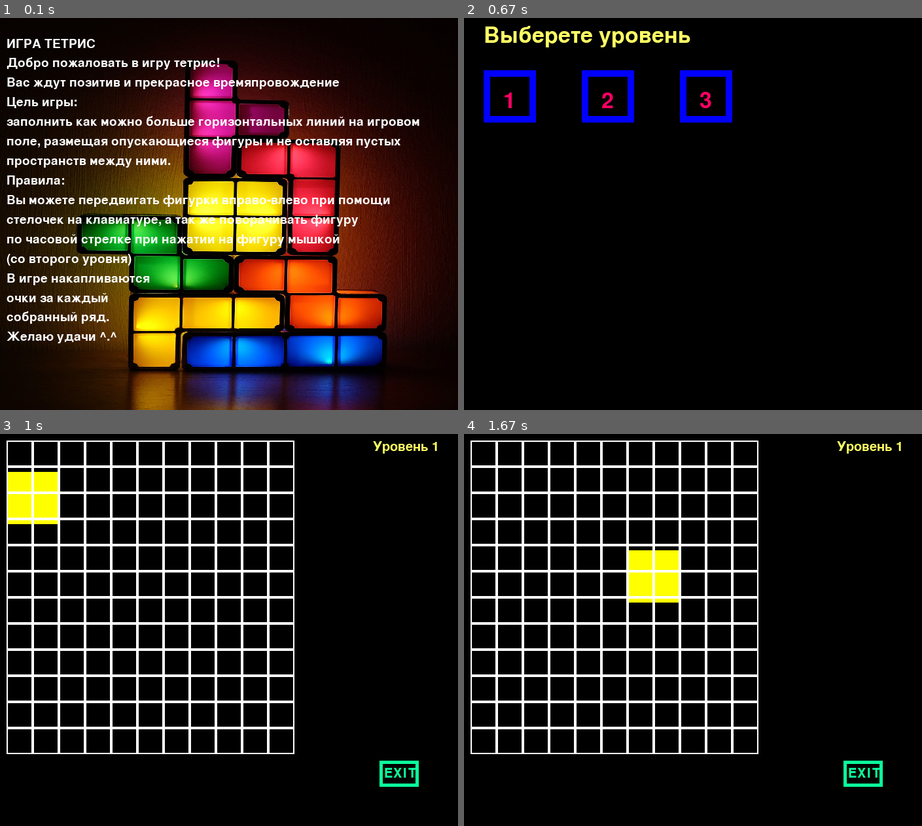
Above: before the commit, frames 1-4 (two rows, left to right).
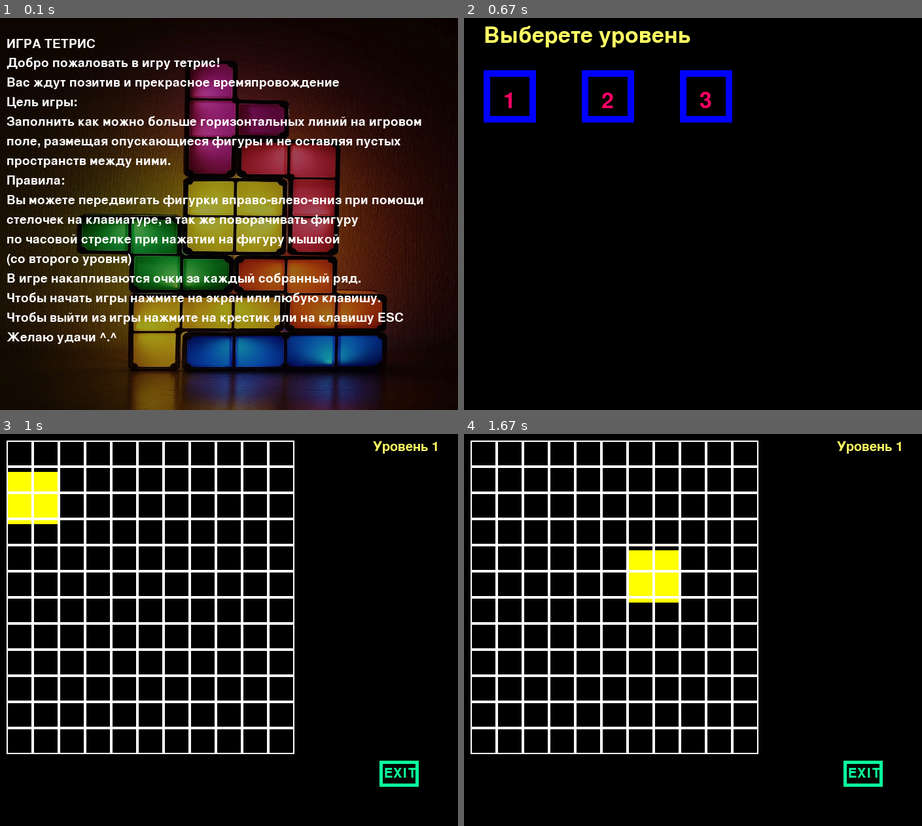
Above: after the commit, the same moments.

Repository: Natasha-rare/Pygame_project
Game: pygame game, started from Проект.py
The game is run twice, just before and just after one commit, with the same random seed, the same clock (stepped at 60 frames per second) and the same inputs.
Inputs (mouse positions are in pixels of both pictures, inside the frame that each line leads up to):
- Up to frame 1 (0.1 s): no input
- Up to frame 2 (0.67 s): tap Enter at 0.33 s
- Up to frame 3 (1 s): click (45, 512) at 0.72 s
- Up to frame 4 (1.67 s): hold Right 1-1.47 s; hold Right from 1.5 s (still down)

The runs differ from the first frame. In frame 1, 27% of the frame differs, in the area x 1-93%, y 11-100%; in frame 2, nothing differs; in frame 3, nothing differs; in frame 4, nothing differs.

Commit message:
1) Фон затемнен => лучше видно правило игры 2) Добавлен выход из любого места игры по клавише ESC 3) Поле заполняется единицами на месте заполненных клеток

Diff:
--- a/Проект.py
+++ b/Проект.py
@@ -75,21 +75,22 @@
 
 
 def start_screen():
+    global key
     intro_text = ["ИГРА ТЕТРИС",
                   "Добро пожаловать в игру тетрис!",
                   "Вас ждут позитив и прекрасное времяпровождение",
                   "Цель игры:",
-                  "заполнить как можно больше горизонтальных линий на игровом ",
+                  "Заполнить как можно больше горизонтальных линий на игровом ",
                   "поле, размещая опускающиеся фигуры и не оставляя пустых ",
                   "пространств между ними.",
                   "Правила: ",
-                  "Вы можете передвигать фигурки вправо-влево при помощи",
+                  "Вы можете передвигать фигурки вправо-влево-вниз при помощи",
                   "стелочек на клавиатуре, а так же поворачивать фигуру ",
                   "по часовой стрелке при нажатии на фигуру мышкой",
                   "(со второго уровня)",
-                  "В игре накапливаются ",
-                  "очки за каждый ",
-                  "собранный ряд.",
+                  "В игре накапливаются очки за каждый собранный ряд. ",
+                  "Чтобы начать игры нажмите на экран или любую клавишу.",
+                  "Чтобы выйти из игры нажмите на крестик или на клавишу ESC",
                   "Желаю удачи ^.^"]
 
     fon = pygame.transform.scale(load_image('tetris.jpg'), (WIDTH, HEIGHT))
@@ -106,8 +107,10 @@
         screen.blit(string_rendered, intro_rect)
 
     while True:
+        key = pygame.key.get_pressed()
         for event in pygame.event.get():
-            if event.type == pygame.QUIT:
+            if event.type == pygame.QUIT or \
+                    (event.type == pygame.KEYDOWN and event.key == pygame.K_ESCAPE):
                 terminate()
             elif event.type == pygame.KEYDOWN or event.type == pygame.MOUSEBUTTONDOWN:
                 screen.fill((0, 0, 0))
@@ -117,12 +120,15 @@
 
 
 class Figure(pygame.sprite.Sprite):
+    global field
     def __init__(self, x, y, n, c):
         super().__init__(all_sprites)
         # self.add(figures)
         self.x = x
         self.y = y
         self.n = n
+        self.lastx = 0
+        self.lasty = 0
         self.count = c
         self.go = True
         if n == 0:
@@ -139,6 +145,7 @@
             pygame.draw.polygon(self.image, pygame.Color(choice(colors)), [(0, 0),
                                                                            (40, 0), (40, 80), (80, 80),
                                                                            (80, 120), (0, 120)], 0)
+
 
     def update(self, flag, *args):
         self.check()
@@ -158,7 +165,25 @@
                         elif self.n == 1:
                             self.rect.y += min(40, 330 - self.rect.y)
                         elif self.n == 2:
-                            self.rect.y += min(40, 370 - self.rect.y, )
+                            self.rect.y += min(40, 370 - self.rect.y)
+            for i in range(self.lastx, self.lastx + self.rect.width, 40):
+                for j in range(self.lasty, self.lasty + self.rect.height, 40):
+                    try:
+                        cell_x = (i - 10) // 40
+                        cell_y = (j - 10) // 40
+                        field[cell_x][cell_y] = 0
+                    except:
+                        break
+            self.lastx = self.rect.x
+            self.lasty = self.rect.y
+            for i in range(self.rect.x, self.rect.x + self.rect.width, 40):
+                for j in range(self.rect.y, self.rect.y + self.rect.height, 40):
+                    try:
+                        cell_x = (i - 10) // 40
+                        cell_y = (j - 10) // 40
+                        field[cell_x][cell_y] = 1
+                    except:
+                        break
 
 
     def check(self):
@@ -169,11 +194,12 @@
 
 
 class Board:
+    global field
     # создание поля
     def __init__(self, width, height):
         self.width = width
         self.height = height
-        self.board = [[0] * width for _ in range(height)]
+        self.board = field
         # значения по умолчанию
         self.left = 10
         self.top = 10
@@ -191,6 +217,7 @@
                 pygame.draw.rect(screen, (255, 255, 255),
                                  [self.left + self.cell_size * j, self.top + self.cell_size * i,
                                                            self.cell_size, self.cell_size], 2)
+
 
 def show_levels():
     levels.draw(screen)
@@ -199,7 +226,8 @@
     screen.blit(text, (30, 10))
     while True:
         for event in pygame.event.get():
-            if event.type == pygame.QUIT:
+            if event.type == pygame.QUIT or \
+                    (event.type == pygame.KEYDOWN and event.key == pygame.K_ESCAPE):
                 terminate()
             if event.type == pygame.MOUSEBUTTONDOWN:
                 levels.update(event)
@@ -226,7 +254,8 @@
     while True:
         key = pygame.key.get_pressed()
         for event in pygame.event.get():
-            if event.type == pygame.QUIT:
+            if event.type == pygame.QUIT or \
+                    (event.type == pygame.KEYDOWN and event.key == pygame.K_ESCAPE):
                 terminate()
             if event.type == pygame.MOUSEBUTTONDOWN:
                 exit_btn.update(event)
@@ -264,7 +293,7 @@
 level2 = Level(180, 80, 2)
 level3 = Level(330, 80, 3)
 exit = Exit()
-
+field = [[0] * 11 for _ in range(12)]
 exit_btn.add(exit)
 all_sprites.add(exit)
 all_sprites.add(level1)
Binary file changed: tetris.jpg
